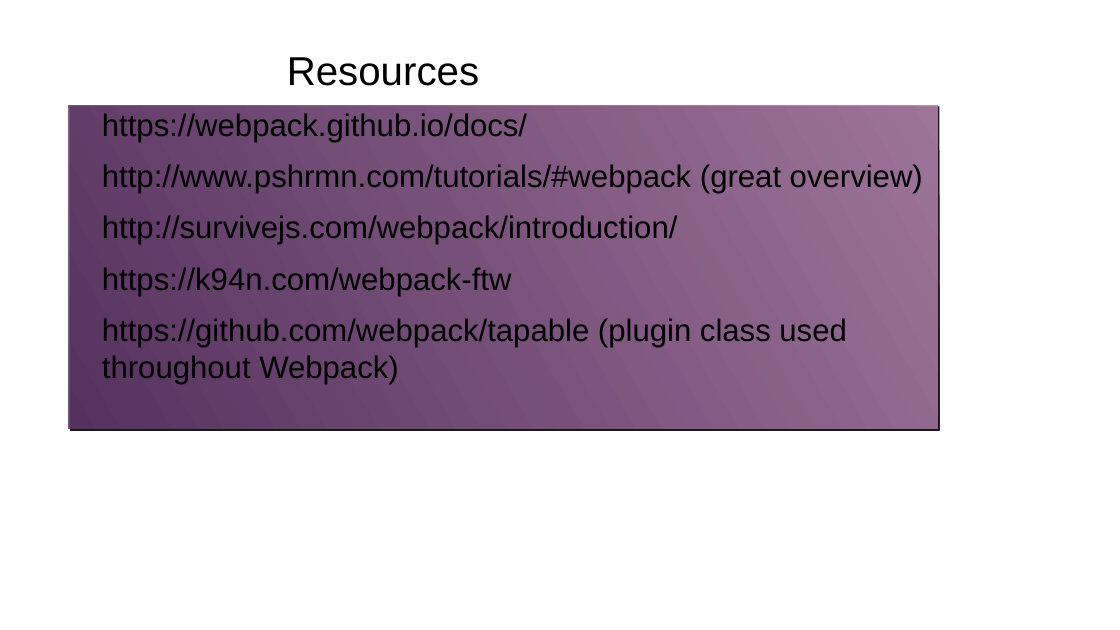
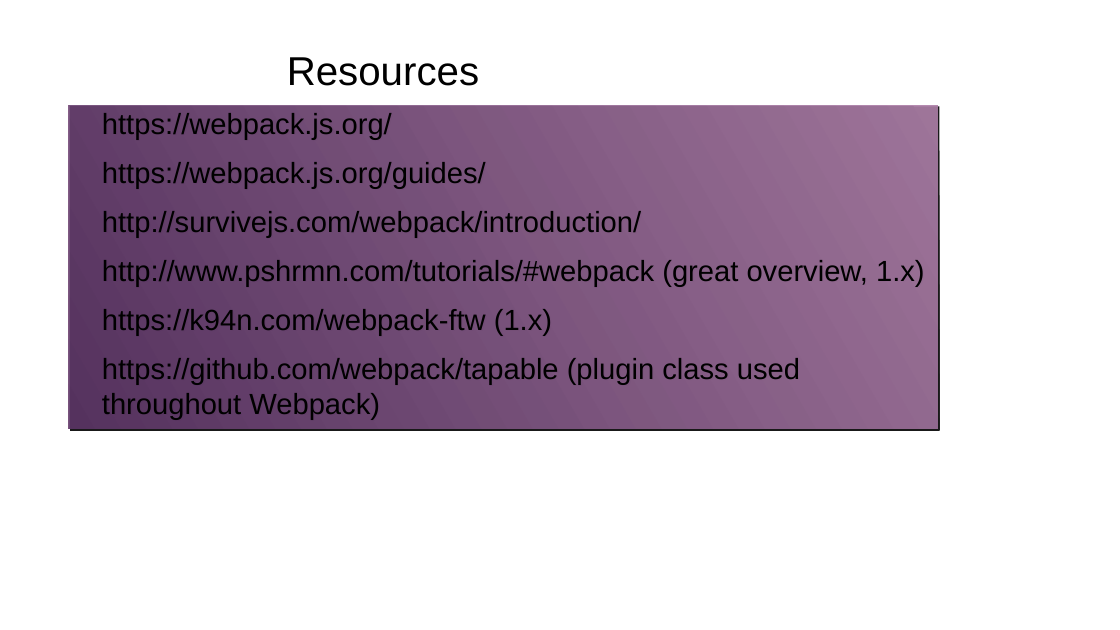
Before and after one commit to gharley/webpack-presi, a slide deck: slide 8 of webpack.odp. Drawn at 1120x630 pixels with LibreOffice and Linux fonts; fonts in the diff are those of the drawing; background and template pictures are left out. Boxes give left, top, right and bottom in pixels: in the first picture for what was removed or moved away, otherwise in the second. Text is boxed around its words. In the diff, an @@ line names an element or a change of style, - is before the commit and + after.

Commit message:
Updating for webpack 2.x and Boise Code Camp

```diff
--- a/webpack.odp
+++ b/webpack.odp
@@ text at box(102, 113, 486, 189): text changed; size 32 to 30 pt @@
-https://webpack.github.io/docs/
-http://www.pshrmn.com/tutorials/#webpack (great overview)
+https://webpack.js.org/
+https://webpack.js.org/guides/
@@ text at box(102, 211, 800, 420): size 32 to 30 pt in "http://survivejs.com/webpack/introduction/", "https://github.com/webpack/tapable (plugin class used throug ..." @@
@@ text at box(102, 260, 925, 336): text changed; size 32 to 30 pt @@
-https://k94n.com/webpack-ftw
+http://www.pshrmn.com/tutorials/#webpack (great overview, 1.x)
+https://k94n.com/webpack-ftw (1.x)
```
Also in this commit, not shown: 6 other slides changed, 1 other file.
